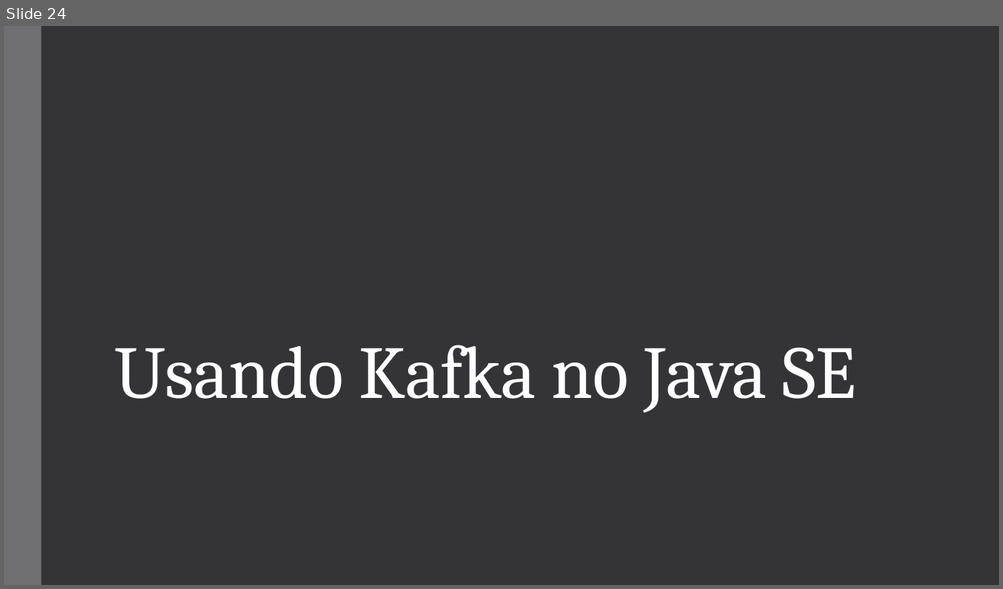
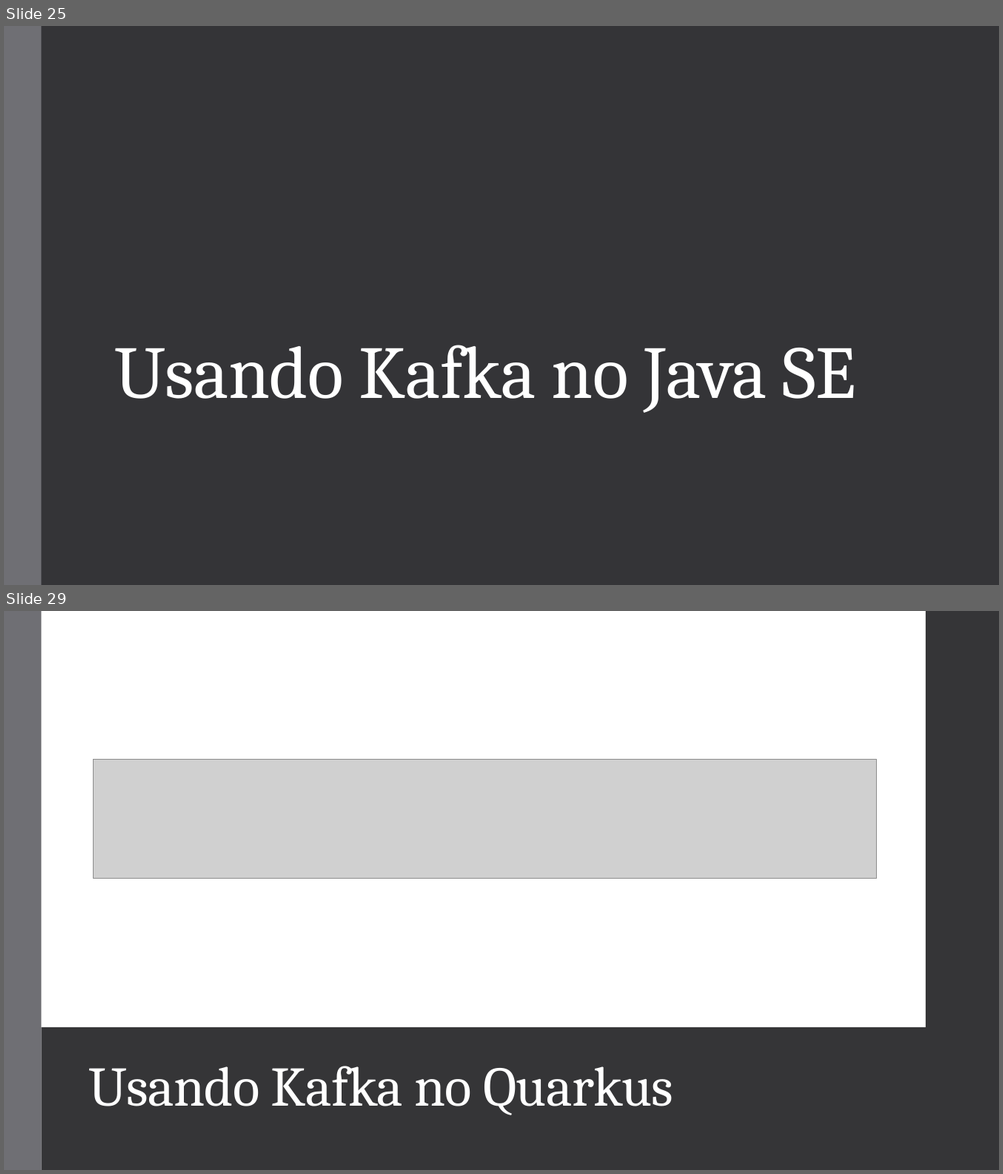
Before and after one commit to vepo/kafka-intro, a slide deck: Kafka.pptx. Shown one above the other, each under a label of ours: slide 24 before the commit, slides 25 and 29 after it; the slides between them are not shown. The pictures are 1003x589 and 1003x1174 pixels, drawn with LibreOffice and Linux fonts; fonts in the diff are those of the drawing; grey boxes stand for pictures. Boxes give left, top, right and bottom in pixels: in the first picture for what was removed or moved away, otherwise in the second. Text is boxed around its words. In the diff, an @@ line names an element or a change of style, - is before the commit and + after.

```diff
--- a/Kafka.pptx
+++ b/Kafka.pptx
@@ slide 29 added at <box>4,611,999,1170</box>, background #FFFFFF @@
@@ rectangle added at <box>4,611,41,1170</box>, fill #6F6F74 @@
@@ rectangle added at <box>41,611,925,1028</box>, fill #FFFFFF @@
@@ rectangle added at <box>925,611,999,1170</box>, fill #353537 @@
@@ picture added at <box>94,760,876,879</box> @@
@@ rectangle added at <box>41,1028,925,1170</box>, fill #353537 @@
@@ title added at <box>88,1066,673,1116</box>, 54 pt, text #FFFFFF @@
+Usando Kafka no Quarkus
@@ what was slide 24 is now slide 25 @@
```
Also in this commit, not shown: 3 slides changed, 9 other slides added, 1 slide removed, 5 other files.
